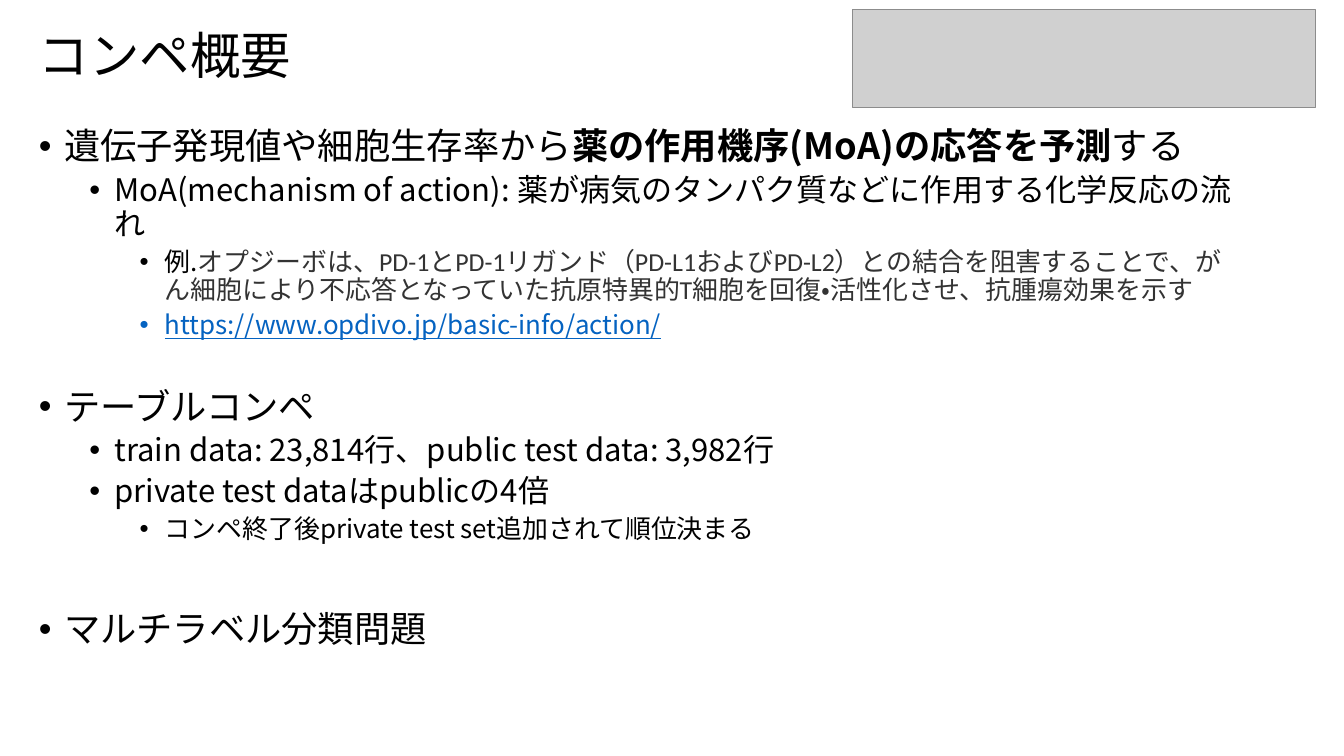
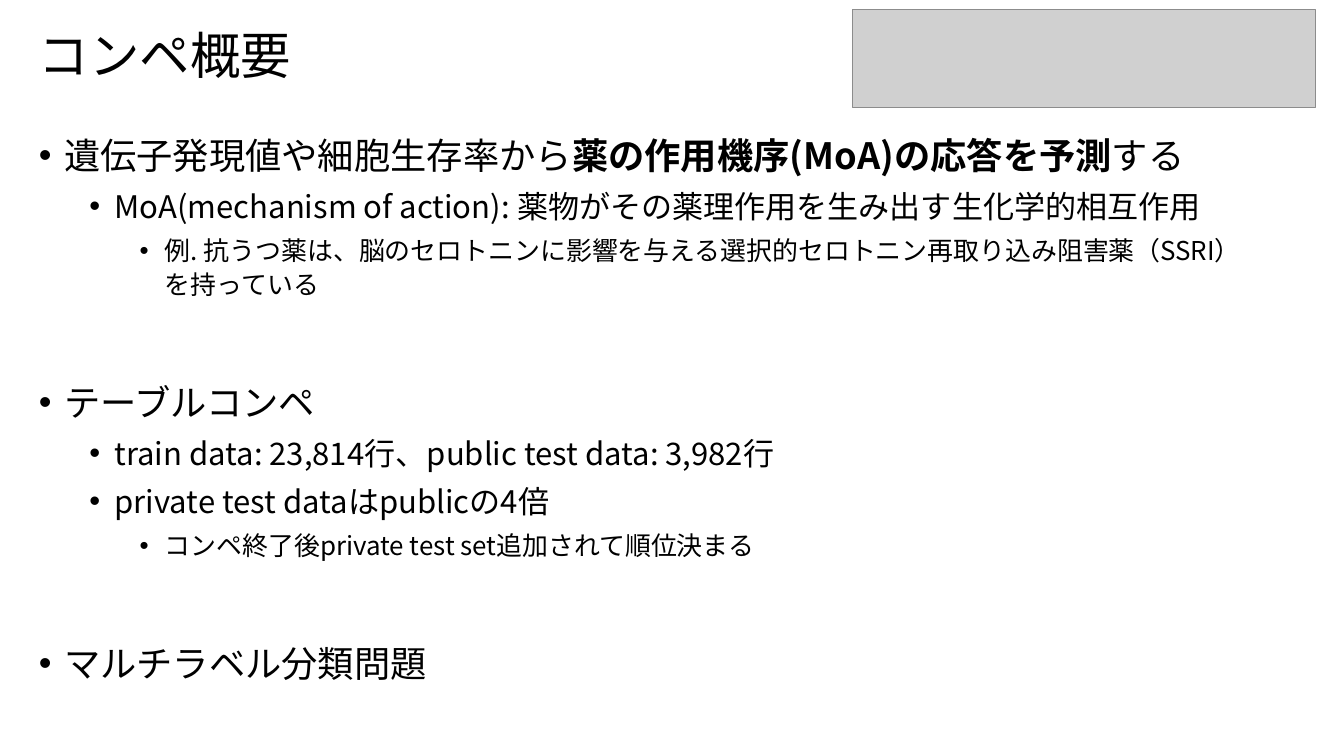
Before and after one commit to riron1206/kaggle_MoA, a slide deck: slide 2 of Kaggle_MoA.pptx. Drawn at 1344x756 pixels with LibreOffice and Linux fonts; fonts in the diff are those of the drawing; grey boxes stand for pictures. Boxes give left, top, right and bottom in pixels: in the first picture for what was removed or moved away, otherwise in the second. Text is boxed around its words. In the diff, an @@ line names an element or a change of style, - is before the commit and + after.

Commit message:
edit ppt from my_PC

```diff
--- a/Kaggle_MoA.pptx
+++ b/Kaggle_MoA.pptx
@@ text at box(64, 138, 1184, 680): line spacing 0.9 to 1.1 @@
@@ text at box(114, 192, 1241, 296): text changed; font Calibri to Noto Sans CJK JP; text colour #333333 to #000000 @@
-  • MoA(mechanism of action): 薬が病気のタンパク質などに作用する化学反応の流れ
-    • 例.オプジーボは、PD-1とPD-1リガンド（PD-L1およびPD-L2）との結合を阻害することで、がん細胞により不応答となっていた抗原特異的T細胞を回復・活性化させ、抗腫瘍効果を示す
-    • https://www.opdivo.jp/basic-info/action/
+  • MoA(mechanism of action): 薬物がその薬理作用を生み出す生化学的相互作用
+    • 例. 抗うつ薬は、脳のセロトニンに影響を与える選択的セロトニン再取り込み阻害薬（SSRI）を持っている
```
Also in this commit, not shown: 1 other slide changed, 1 other file.
